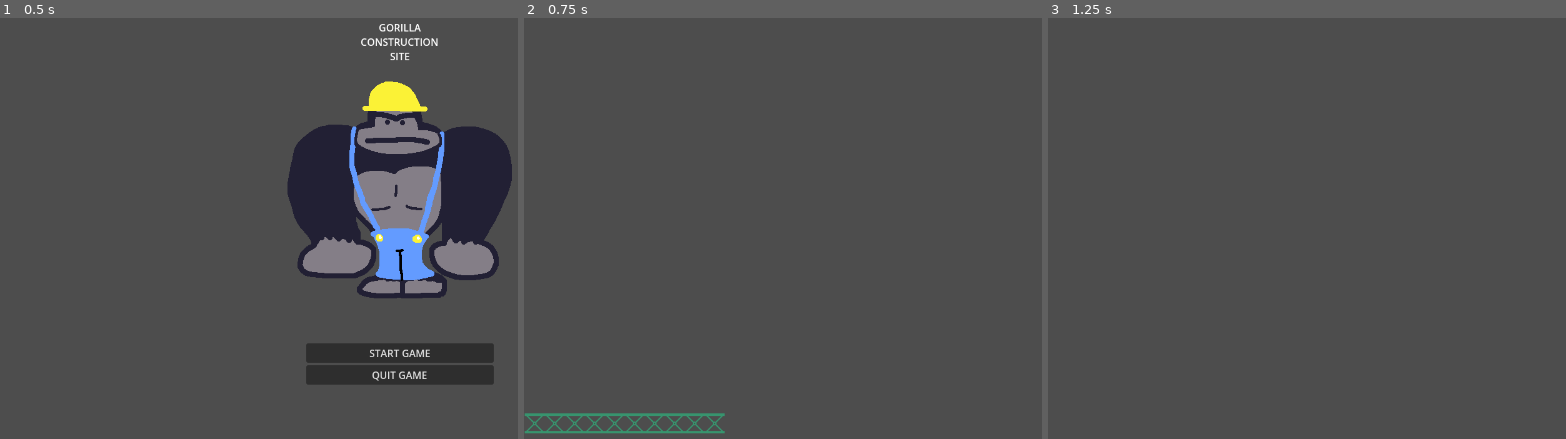
Above: before the commit, frames 1-3 (left to right).
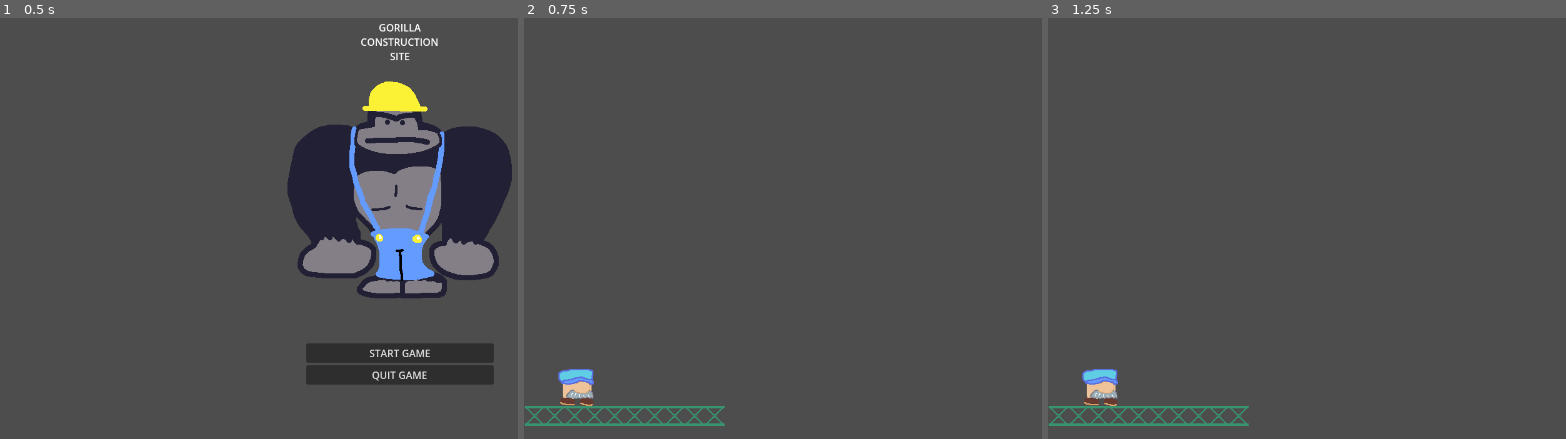
Above: after the commit, the same moments.

Repository: OhRidgeInAll/GorillaConstructionSite
Game: Godot game, scene res://scenes/menu.tscn
The game is run twice, just before and just after one commit, with the same random seed, the same clock (stepped at 60 frames per second) and the same inputs. Before the commit the project starts from res://menu.tscn.
Inputs:
- Up to frame 1 (0.5 s): no input
- Up to frame 2 (0.75 s): click "START GAME" at 0.5 s
- Up to frame 3 (1.25 s): no input

Frame 1 is identical in both runs. In frame 2, 1.8% of the frame differs, in the area x 0-39%, y 83-99%; in frame 3, 1.3%.

Commit message:
Organized Scenes and Player Anims
Organization pass

Diff:
--- a/project.godot
+++ b/project.godot
@@ -20,6 +20,44 @@
 window/size/viewport_width=1280
 window/size/viewport_height=720
 
+[input]
+
+left={
+"deadzone": 0.2,
+"events": [Object(InputEventKey,"resource_local_to_scene":false,"resource_name":"","device":-1,"window_id":0,"alt_pressed":false,"shift_pressed":false,"ctrl_pressed":false,"meta_pressed":false,"pressed":false,"keycode":0,"physical_keycode":65,"key_label":0,"unicode":97,"location":0,"echo":false,"script":null)
+, Object(InputEventKey,"resource_local_to_scene":false,"resource_name":"","device":-1,"window_id":0,"alt_pressed":false,"shift_pressed":false,"ctrl_pressed":false,"meta_pressed":false,"pressed":false,"keycode":0,"physical_keycode":4194319,"key_label":0,"unicode":0,"location":0,"echo":false,"script":null)
+, Object(InputEventJoypadMotion,"resource_local_to_scene":false,"resource_name":"","device":-1,"axis":0,"axis_value":-1.0,"script":null)
+]
+}
+right={
+"deadzone": 0.2,
+"events": [Object(InputEventKey,"resource_local_to_scene":false,"resource_name":"","device":-1,"window_id":0,"alt_pressed":false,"shift_pressed":false,"ctrl_pressed":false,"meta_pressed":false,"pressed":false,"keycode":0,"physical_keycode":68,"key_label":0,"unicode":100,"location":0,"echo":false,"script":null)
+, Object(InputEventKey,"resource_local_to_scene":false,"resource_name":"","device":-1,"window_id":0,"alt_pressed":false,"shift_pressed":false,"ctrl_pressed":false,"meta_pressed":false,"pressed":false,"keycode":0,"physical_keycode":4194321,"key_label":0,"unicode":0,"location":0,"echo":false,"script":null)
+, Object(InputEventJoypadMotion,"resource_local_to_scene":false,"resource_name":"","device":-1,"axis":0,"axis_value":1.0,"script":null)
+]
+}
+jump={
+"deadzone": 0.2,
+"events": [Object(InputEventKey,"resource_local_to_scene":false,"resource_name":"","device":-1,"window_id":0,"alt_pressed":false,"shift_pressed":false,"ctrl_pressed":false,"meta_pressed":false,"pressed":false,"keycode":0,"physical_keycode":32,"key_label":0,"unicode":32,"location":0,"echo":false,"script":null)
+, Object(InputEventKey,"resource_local_to_scene":false,"resource_name":"","device":-1,"window_id":0,"alt_pressed":false,"shift_pressed":false,"ctrl_pressed":false,"meta_pressed":false,"pressed":false,"keycode":0,"physical_keycode":74,"key_label":0,"unicode":106,"location":0,"echo":false,"script":null)
+, Object(InputEventJoypadButton,"resource_local_to_scene":false,"resource_name":"","device":-1,"button_index":0,"pressure":0.0,"pressed":false,"script":null)
+]
+}
+down={
+"deadzone": 0.2,
+"events": [Object(InputEventKey,"resource_local_to_scene":false,"resource_name":"","device":-1,"window_id":0,"alt_pressed":false,"shift_pressed":false,"ctrl_pressed":false,"meta_pressed":false,"pressed":false,"keycode":0,"physical_keycode":83,"key_label":0,"unicode":115,"location":0,"echo":false,"script":null)
+, Object(InputEventKey,"resource_local_to_scene":false,"resource_name":"","device":-1,"window_id":0,"alt_pressed":false,"shift_pressed":false,"ctrl_pressed":false,"meta_pressed":false,"pressed":false,"keycode":0,"physical_keycode":4194322,"key_label":0,"unicode":0,"location":0,"echo":false,"script":null)
+, Object(InputEventJoypadMotion,"resource_local_to_scene":false,"resource_name":"","device":-1,"axis":1,"axis_value":1.0,"script":null)
+]
+}
+up={
+"deadzone": 0.2,
+"events": [Object(InputEventKey,"resource_local_to_scene":false,"resource_name":"","device":-1,"window_id":0,"alt_pressed":false,"shift_pressed":false,"ctrl_pressed":false,"meta_pressed":false,"pressed":false,"keycode":0,"physical_keycode":87,"key_label":0,"unicode":119,"location":0,"echo":false,"script":null)
+, Object(InputEventKey,"resource_local_to_scene":false,"resource_name":"","device":-1,"window_id":0,"alt_pressed":false,"shift_pressed":false,"ctrl_pressed":false,"meta_pressed":false,"pressed":false,"keycode":0,"physical_keycode":4194320,"key_label":0,"unicode":0,"location":0,"echo":false,"script":null)
+, Object(InputEventJoypadMotion,"resource_local_to_scene":false,"resource_name":"","device":-1,"axis":1,"axis_value":-1.0,"script":null)
+]
+}
+
 [rendering]
 
 renderer/rendering_method="gl_compatibility"
--- a/level1.tscn
+++ b/scenes/level1.tscn
@@ -1,6 +1,7 @@
-[gd_scene load_steps=2 format=3 uid="uid://blpae04vad2qr"]
+[gd_scene load_steps=3 format=3 uid="uid://blpae04vad2qr"]
 
-[ext_resource type="PackedScene" uid="uid://cp6akspwcbqyp" path="res://platform.tscn" id="1_jwv3a"]
+[ext_resource type="PackedScene" uid="uid://cp6akspwcbqyp" path="res://scenes/platform.tscn" id="1_jwv3a"]
+[ext_resource type="PackedScene" uid="uid://20h7fkd630qy" path="res://scenes/player.tscn" id="2_wwpf4"]
 
 [node name="Node2D" type="Node2D"]
 
@@ -22,3 +23,6 @@
 
 [node name="Node2D4" parent="Platforms" instance=ExtResource("1_jwv3a")]
 position = Vector2(-415, 323)
+
+[node name="Node2D" parent="." instance=ExtResource("2_wwpf4")]
+position = Vector2(-557, 275)
--- a/platform.tscn
+++ b/scenes/platform.tscn
@@ -5,7 +5,9 @@
 [sub_resource type="RectangleShape2D" id="RectangleShape2D_s8bxr"]
 size = Vector2(64, 32)
 
-[node name="Node2D" type="RigidBody2D"]
+[node name="Platform" type="RigidBody2D"]
+lock_rotation = true
+freeze = true
 
 [node name="Sprite2D" type="Sprite2D" parent="."]
 texture = ExtResource("1_mi635")
--- /dev/null
+++ b/scenes/player.tscn
@@ -0,0 +1,87 @@
+[gd_scene load_steps=10 format=3 uid="uid://20h7fkd630qy"]
+
+[ext_resource type="Texture2D" uid="uid://bm8yi0ndr6jle" path="res://Assets/Constructo.png" id="1_3vyb7"]
+
+[sub_resource type="AtlasTexture" id="AtlasTexture_onrkg"]
+atlas = ExtResource("1_3vyb7")
+region = Rect2(128, 64, 64, 64)
+
+[sub_resource type="AtlasTexture" id="AtlasTexture_i3pqv"]
+atlas = ExtResource("1_3vyb7")
+region = Rect2(0, 64, 64, 64)
+
+[sub_resource type="AtlasTexture" id="AtlasTexture_hqtel"]
+atlas = ExtResource("1_3vyb7")
+region = Rect2(64, 64, 64, 64)
+
+[sub_resource type="AtlasTexture" id="AtlasTexture_sweqy"]
+atlas = ExtResource("1_3vyb7")
+region = Rect2(64, 64, 64, 64)
+
+[sub_resource type="AtlasTexture" id="AtlasTexture_2hs0m"]
+atlas = ExtResource("1_3vyb7")
+region = Rect2(0, 64, 64, 64)
+
+[sub_resource type="AtlasTexture" id="AtlasTexture_1jxqw"]
+atlas = ExtResource("1_3vyb7")
+region = Rect2(128, 64, 64, 64)
+
+[sub_resource type="SpriteFrames" id="SpriteFrames_dw050"]
+animations = [{
+"frames": [{
+"duration": 0.5,
+"texture": SubResource("AtlasTexture_onrkg")
+}, {
+"duration": 0.5,
+"texture": SubResource("AtlasTexture_i3pqv")
+}, {
+"duration": 0.5,
+"texture": SubResource("AtlasTexture_onrkg")
+}, {
+"duration": 0.5,
+"texture": SubResource("AtlasTexture_i3pqv")
+}],
+"loop": true,
+"name": &"Jump",
+"speed": 5.0
+}, {
+"frames": [{
+"duration": 1.0,
+"texture": SubResource("AtlasTexture_hqtel")
+}],
+"loop": true,
+"name": &"idle",
+"speed": 5.0
+}, {
+"frames": [{
+"duration": 1.0,
+"texture": SubResource("AtlasTexture_sweqy")
+}, {
+"duration": 1.0,
+"texture": SubResource("AtlasTexture_2hs0m")
+}, {
+"duration": 1.0,
+"texture": SubResource("AtlasTexture_sweqy")
+}, {
+"duration": 1.0,
+"texture": SubResource("AtlasTexture_1jxqw")
+}],
+"loop": true,
+"name": &"walk",
+"speed": 5.0
+}]
+
+[sub_resource type="RectangleShape2D" id="RectangleShape2D_b26j0"]
+size = Vector2(47, 55)
+
+[node name="Node2D" type="CharacterBody2D"]
+
+[node name="AnimatedSprite2D" type="AnimatedSprite2D" parent="."]
+texture_filter = 1
+sprite_frames = SubResource("SpriteFrames_dw050")
+animation = &"walk"
+frame_progress = 0.996474
+
+[node name="CollisionShape2D" type="CollisionShape2D" parent="."]
+position = Vector2(1.5, 2.5)
+shape = SubResource("RectangleShape2D_b26j0")
--- a/scripts/menu.gd
+++ b/scripts/menu.gd
@@ -3,4 +3,4 @@
 
 func _on_button_pressed():
 	get_tree().paused = false
-	get_tree().change_scene_to_file("res://level1.tscn")
+	get_tree().change_scene_to_file("res://scenes/level1.tscn")
Not shown: 3 places in scenes/menu.tscn that only renumber resources
Not shown: 1 places in scenes/ui.tscn that only renumber resources
